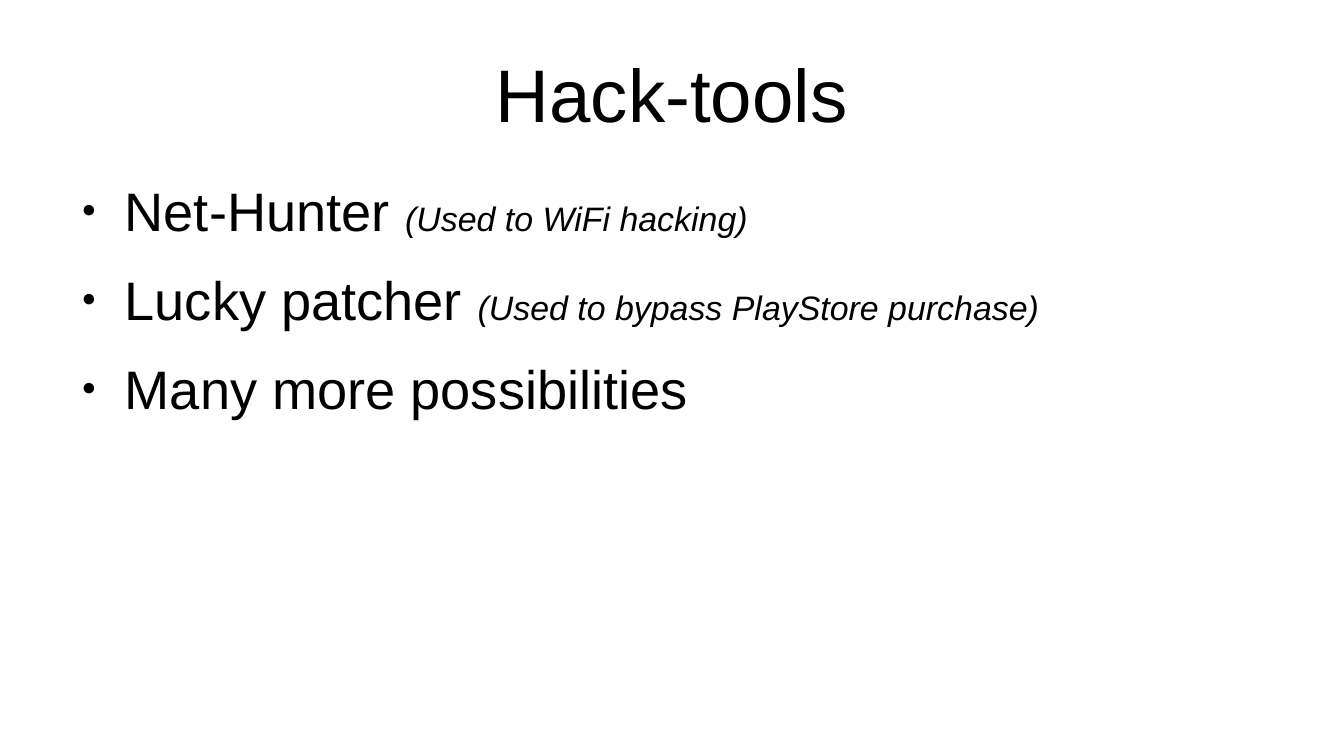
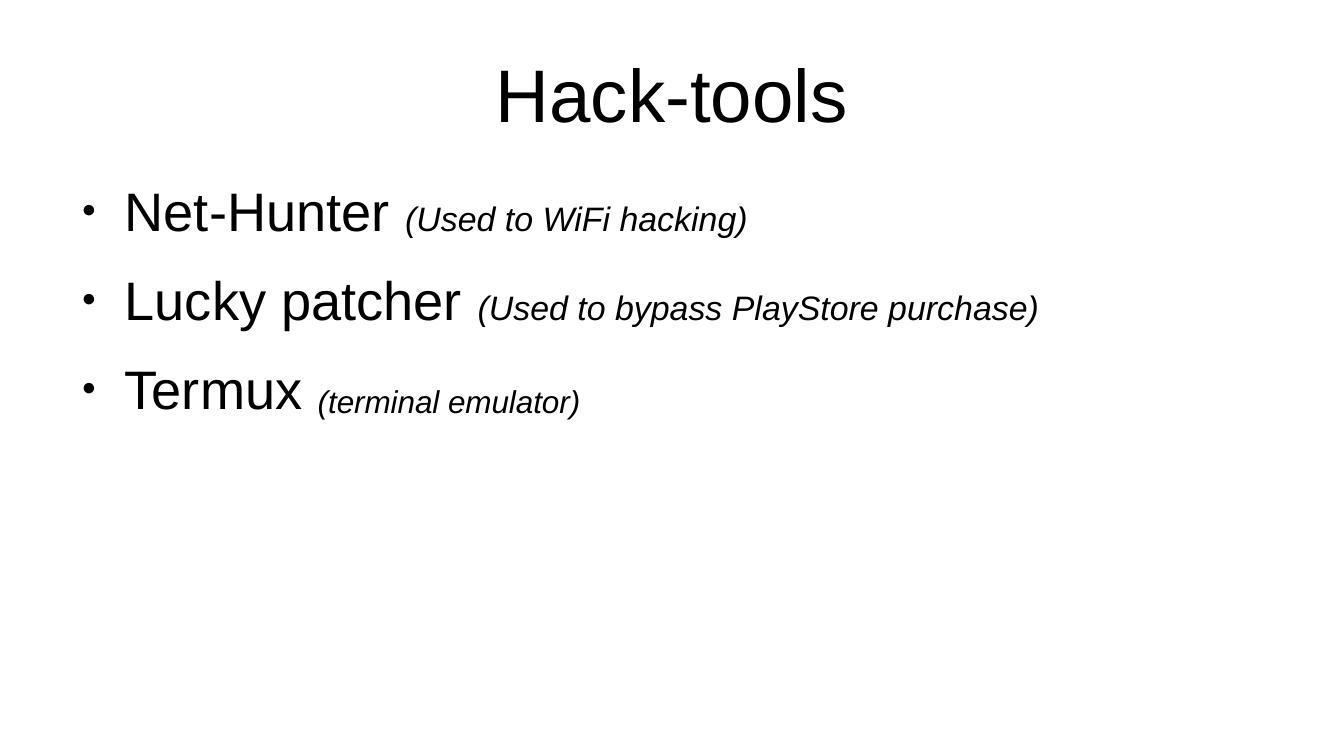
Before and after one commit to PranavBhattarai/Root-Android, a slide deck: slide 9 of My presentation.odp. Drawn at 1344x756 pixels with LibreOffice and Linux fonts; fonts in the diff are those of the drawing. Boxes give left, top, right and bottom in pixels: in the first picture for what was removed or moved away, otherwise in the second. Text is boxed around its words. In the diff, an @@ line names an element or a change of style, - is before the commit and + after.

```diff
--- a/My presentation.odp
+++ b/My presentation.odp
@@ text at [125, 371, 580, 419]: text changed; italic on @@
-● Many more possibilities
+● Termux (terminal emulator)
```
Also in this commit, not shown: 2 other slides changed.
